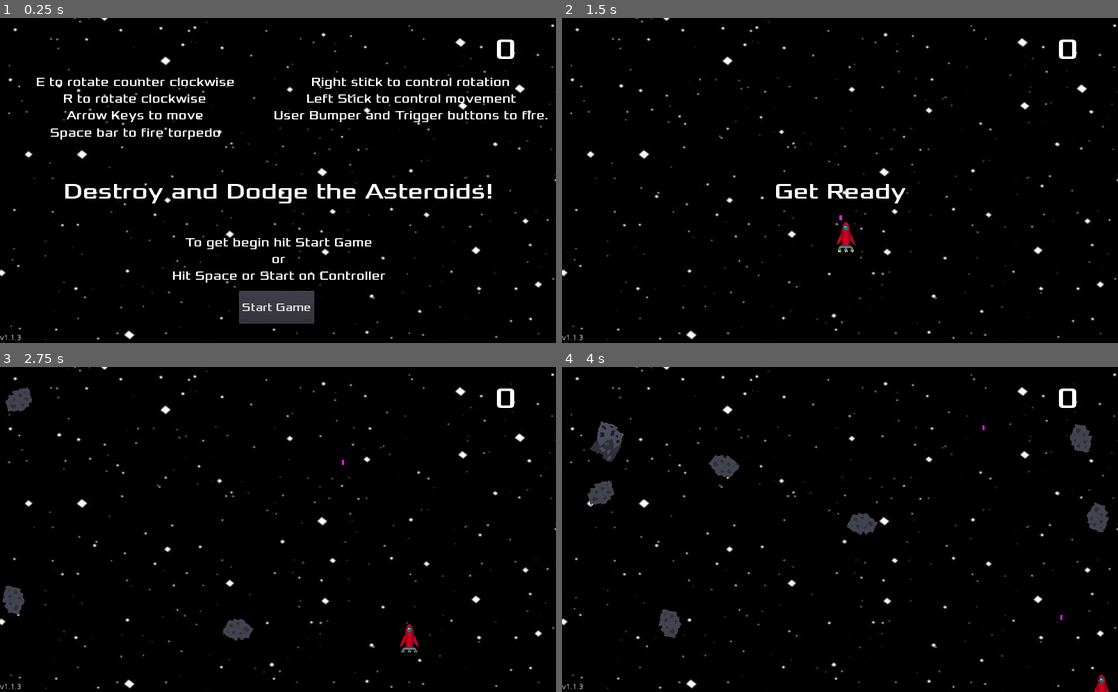
Above: before the commit, frames 1-4 (two rows, left to right).
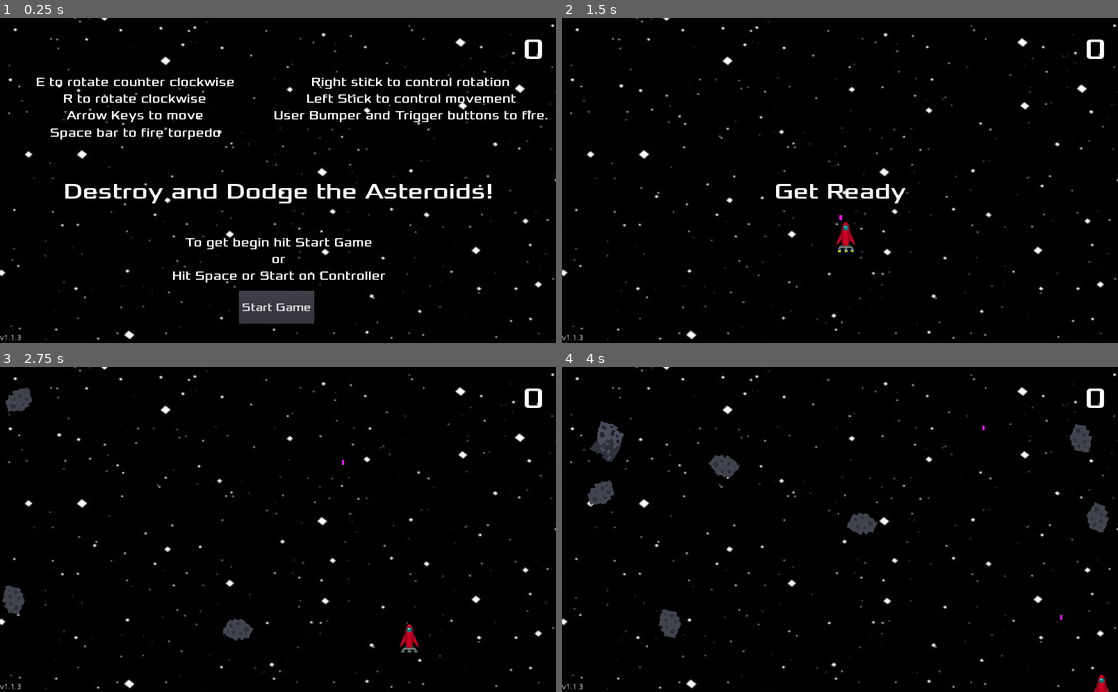
Above: after the commit, the same moments.

Repository: Soulskiez/AsteroidsGodotGame
Game: Godot game, scene res://scenes/Main.tscn
Two runs of this game, one before a commit and one after it. Both use one fixed random seed, a clock stepped at 60 frames per second and the inputs below.
Inputs:
- Up to frame 1 (0.25 s): no input
- Up to frame 2 (1.5 s): click "Start Game" at 0.5 s; tap Enter at 1.25 s; hold Right (move_right) from 1.28 s (still down); tap Space (fire_gun) at 1.35 s
- Up to frame 3 (2.75 s): release Right (move_right) at 2.03 s; hold Down (move_down) from 2.03 s (still down); tap Space (fire_gun) at 2.1 s
- Up to frame 4 (4 s): release Down (move_down) at 2.78 s; hold Right (move_right) 2.78-3.53 s; tap Space (fire_gun) at 2.85, 3.6 s; hold Up (move_up) from 3.53 s (still down)

The runs differ from the first frame. In frame 1, 0.2% of the frame differs, in the area x 89-98%, y 6-13%; in frame 2, 0.2%; in frame 3, 0.2%; in frame 4, 0.2%.

Commit message:
Fixed some debugs, as well as score could go off screen if above 1000 points

Diff:
--- a/scenes/Collectable.tscn
+++ b/scenes/Collectable.tscn
@@ -17,4 +17,3 @@
 texture = ExtResource( 1 )
 
 [connection signal="area_entered" from="." to="." method="_on_Collectable_area_entered"]
-[connection signal="body_entered" from="." to="." method="_on_Collectable_body_entered"]
--- a/scenes/HUD.tscn
+++ b/scenes/HUD.tscn
@@ -69,12 +69,13 @@
 [node name="Score" type="Label" parent="."]
 anchor_left = 0.5
 anchor_right = 0.5
-margin_left = 400.0
+margin_left = 152.0
 margin_top = 24.0
-margin_right = 440.0
+margin_right = 488.0
 margin_bottom = 90.0
 custom_fonts/font = SubResource( 2 )
 text = "0"
+align = 2
 
 [node name="Version Number" type="Label" parent="."]
 margin_top = 584.0
--- a/scenes/Main.tscn
+++ b/scenes/Main.tscn
@@ -62,7 +62,6 @@
 
 [connection signal="ship_hit" from="PlayerShip" to="." method="game_over"]
 [connection signal="torpedo_fired" from="PlayerShip" to="." method="fire_torpedo"]
-[connection signal="tree_entered" from="AsteroidPath/AsteroidSpawnLocation" to="." method="_on_AsteroidSpawnLocation_tree_entered"]
 [connection signal="timeout" from="AsteroidTimer" to="." method="_on_AsteroidTimer_timeout"]
 [connection signal="timeout" from="StartTimer" to="." method="_on_StartTimer_timeout"]
 [connection signal="game_ready" from="HUD" to="." method="toggle_game_ready"]
--- a/scripts/Main.gd
+++ b/scripts/Main.gd
@@ -5,8 +5,8 @@
 export(PackedScene) var player_ship_scene
 export(PackedScene) var collectable_scene
 var torpedo_speed = 400
+var is_game_over = true
 var score
-var is_game_over = true
 var game_ready = true
 
 func _ready():
@@ -30,6 +30,7 @@
 	$HUD.show_message("Get Ready")
 	score = 0
 	$HUD.update_score(score)
+	get_tree().call_group("collectables", "queue_free")
 	get_tree().call_group("asteroids", "queue_free")
 
 func increment_score():
@@ -70,7 +71,7 @@
 	var rndX = rand_range(0, screenSize.x)
 	var rndY = rand_range(0, screenSize.y)
 	collectable.position = Vector2(rndX, rndY)
-	add_child(collectable)
+	call_deferred("add_child", collectable)
 
 func _on_AsteroidTimer_timeout():
 	var asteroid = asteroid_scene.instance()
